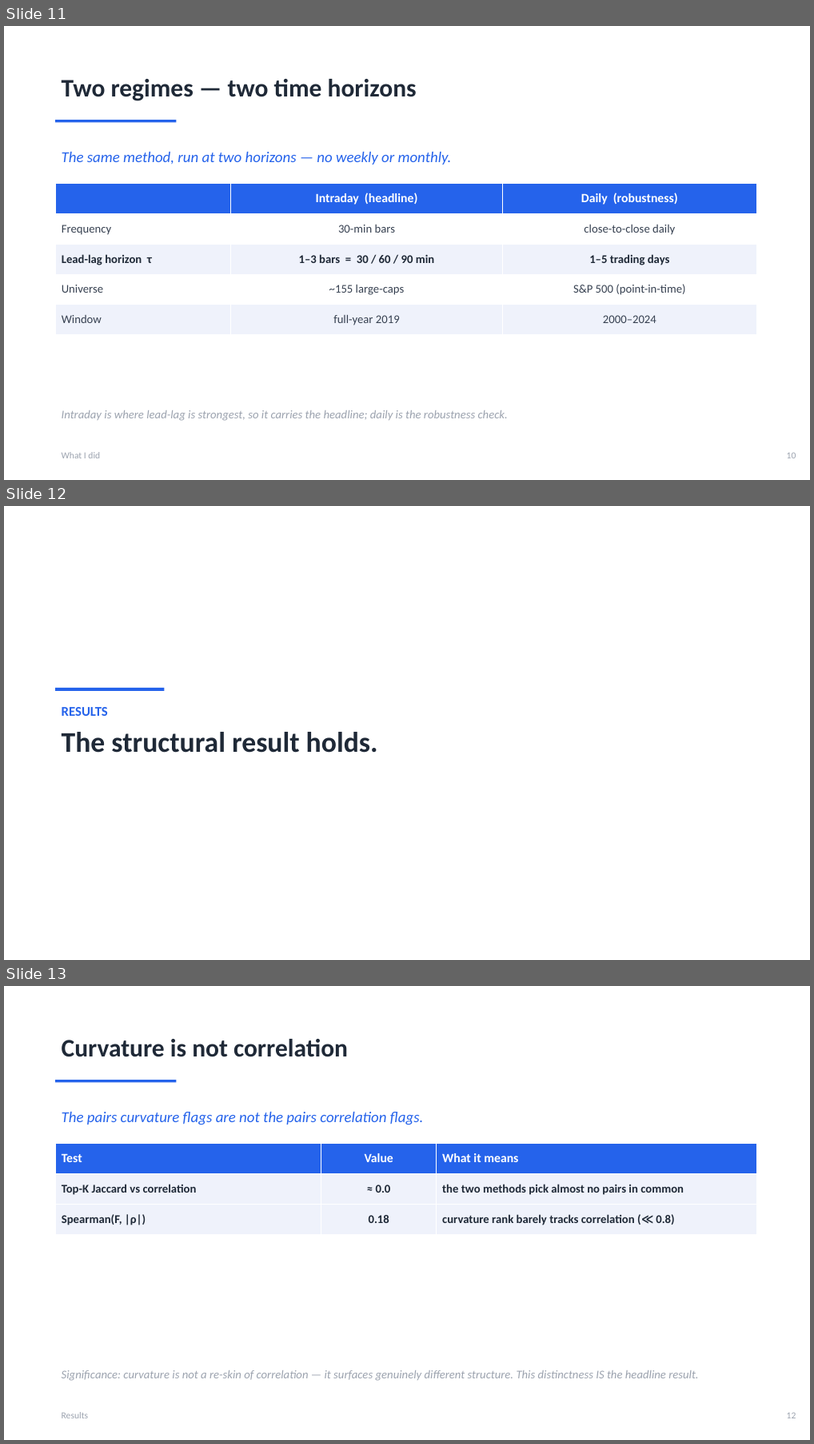
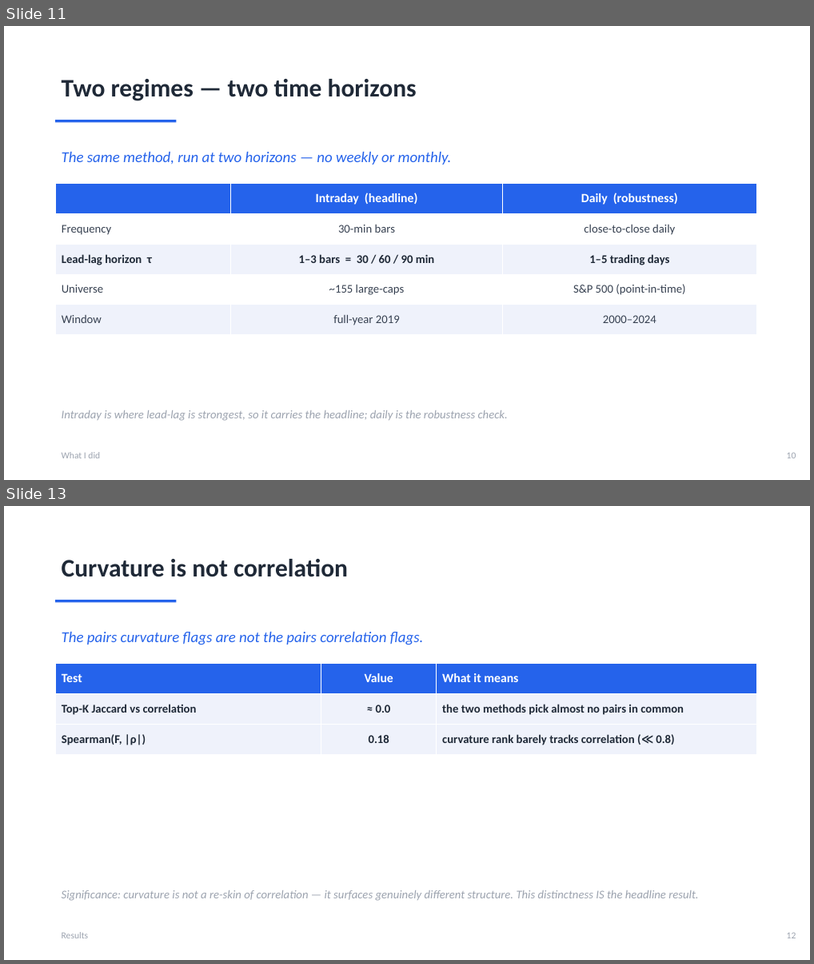
Before and after one commit to ivan-sit/Curvature-Lead-Lag-Model, a slide deck: slides/Ricci_Curvature_LeadLag.pptx. Shown one above the other, each under a label of ours: slides 11, 12 and 13 before the commit, slides 11 and 13 after it; the slides between them are not shown. The pictures are 814x1444 and 814x964 pixels, drawn with LibreOffice and Linux fonts; fonts in the diff are those of the drawing. Boxes give left, top, right and bottom in pixels: in the first picture for what was removed or moved away, otherwise in the second. Text is boxed around its words. In the diff, an @@ line names an element or a change of style, - is before the commit and + after.

```diff
--- a/slides/Ricci_Curvature_LeadLag.pptx
+++ b/slides/Ricci_Curvature_LeadLag.pptx
@@ slide 12 removed at box(4, 506, 810, 960), background #FFFFFF @@
@@ rectangle removed at box(55, 688, 164, 691) @@
@@ text removed at box(62, 707, 378, 752) @@
-RESULTS
-The structural result holds.
```
Also in this commit, not shown: 3 slides changed, 3 slides added, 1 other slide removed, 1 other file.
